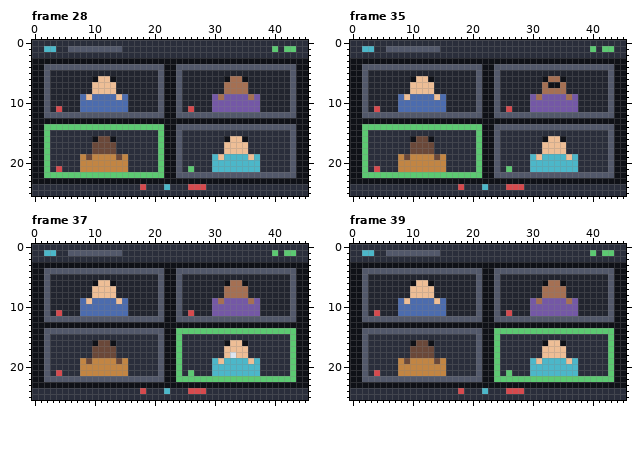
Two versions of one pixel-art file, art/screen-zoom-call.aseprite. Above: the version before the commit.
46x26 pixels, 48 frames. Colours within 5 levels of each other are drawn and written as one. Shown: frame 28, frame 35, frame 37, frame 39. The commit also changed other frames, which this record leaves out.
New version:
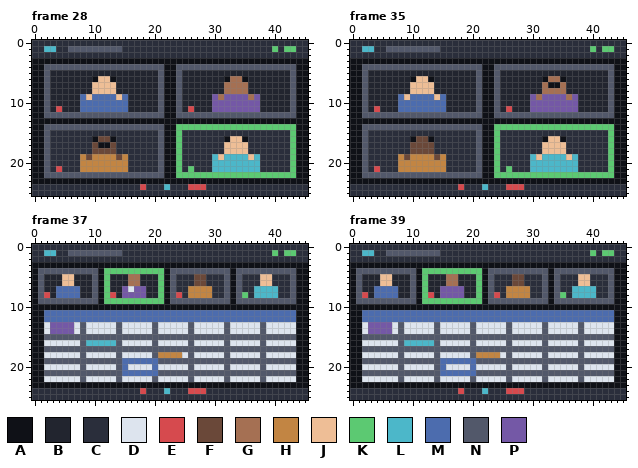
Palette (. is transparent): A #0f1117  B #22252f  C #2a2e3b  D #dde4ee  E #d64a4e  F #6a4839  G #a57053  H #c28543  J #eebe96  K #5cc972  L #4cb7c9  M #4c6cae  N #52586a  P #7458a6
Commit: expand zoom call screen sharing
Diff:
Changed rows in their new state; - is an unchanged pixel.
Frame 28:
first column x 2:
14 NNNNNNNNNNNNNNNNNNNN--KKKKKKKKKKKKKKKKKKKK
15 N------------------N--K------------------K
16 N------------------N--K------------------K
17 N--------AA--------N--K------------------K
18 N------------------N--K------------------K
19 N------------------N--K------------------K
20 N------------------N--K------------------K
21 N------------------N--K------------------K
22 NNNNNNNNNNNNNNNNNNNN--KKKKKKKKKKKKKKKKKKKK
Frame 35:
first column x 2:
14 NNNNNNNNNNNNNNNNNNNN--KKKKKKKKKKKKKKKKKKKK
15 N------------------N--K------------------K
16 N------------------N--K------------------K
17 N------------------N--K------------------K
18 N------------------N--K------------------K
19 N------------------N--K------------------K
20 N------------------N--K------------------K
21 N------------------N--K------------------K
22 NNNNNNNNNNNNNNNNNNNN--KKKKKKKKKKKKKKKKKKKK
Frame 37:
first column x 1:
 4 N---------AKKKKKKKKKK-N---------A----------
 5 NB--JJ---NAK---GG---K-NCCCFFCCCNANCCCJJCCC-
 6 NB--JJ---NAKB--GG---K-NCCCFFCCCNANCCCJJCCC-
 7 NB-MMMM--NAKB-PDPP--K-NCCHHHHCCNANCCLLLLCC-
 8 NE-MMMM--NAKE-PPPP--K-NECHHHHCCNANKCLLLLCC-
 9 N-NNNNNNNNAKKKKKKKKKK-N-NNNNNNNNANNNNNNNNN-
10 -AAAAAAAAAAAAAAAAAAAA--AAAAAAAAAAAAAAAAAAAA
11 -MMMMMM--------MMMMMMMMMMMMMMMMMMMMMMMMMMMM
12 -MMMMMMMMMMMMMMMMMMMMMMMMMMMMMMMMMMMMMMMMMM
13 -DPPPPDNDDDDDNDDDDDNDDDDDNDDDDDNDDDDDNDDDDD
14 -DPPPPD-DDDDD-DDDDD-DDDDDNDDDDDNDDDDDNDDDDD
15 --NNNNNNNNNNNNNNNNNN-NNNNNNNNNNNNNNNNNNNNNN
16 -DDDDDDNLLLLLNDDDDDNDDDDDNDDDDDNDDDDDNDDDDD
17 --NNNNNNNNNNNNNNNNNN-NNNNNNNNNNNNNNNNNNNNNN
18 -DDDDDDNDDDDDNDDDDDNHHHHDNDDDDDN-DDDDNDDDDD
19 --NNNNNNNNNNNNMMMMMM-NNNNNNNNNNNNNNNNNNNNNN
20 -DDDDDDNDDDDDNMDDDDMDDDDDNDDDDDNDDDDDNDDDDD
21 --NNNNNNNNNNNNMMMMMM-NNNNNNNNNNNNNNNNNNNNNN
22 -DDDDDD-DDDDD-DDDDD-DDDDDNDDDDDNDDDDDNDDDDD
Frame 39:
first column x 1:
 4 N---------AKKKKKKKKKK-N---------A----------
 5 NB--JJ---NAK---GG---K-NCCCFFCCCNANCCCJJCCC-
 6 NB--JJ---NAKB--GG---K-NCCCFFCCCNANCCCJJCCC-
 7 NB-MMMM--NAKB-PPPP--K-NCCHHHHCCNANCCLLLLCC-
 8 NE-MMMM--NAKE-PPPP--K-NECHHHHCCNANKCLLLLCC-
 9 N-NNNNNNNNAKKKKKKKKKK-N-NNNNNNNNANNNNNNNNN-
10 -AAAAAAAAAAAAAAAAAAAA--AAAAAAAAAAAAAAAAAAAA
11 -MMMMMM--------MMMMMMMMMMMMMMMMMMMMMMMMMMMM
12 -MMMMMMMMMMMMMMMMMMMMMMMMMMMMMMMMMMMMMMMMMM
13 -DPPPPDNDDDDDNDDDDDNDDDDDNDDDDDNDDDDDNDDDDD
14 -DPPPPD-DDDDD-DDDDD-DDDDDNDDDDDNDDDDDNDDDDD
15 --NNNNNNNNNNNNNNNNNN-NNNNNNNNNNNNNNNNNNNNNN
16 -DDDDDDNLLLLLNDDDDDNDDDDDNDDDDDNDDDDDNDDDDD
17 --NNNNNNNNNNNNNNNNNN-NNNNNNNNNNNNNNNNNNNNNN
18 -DDDDDDNDDDDDNDDDDDNHHHHDNDDDDDNDDDDDNDDDDD
19 --NNNNNNNNNNNNMMMMMM-NNNNNNNNNNNNNNNNNNNNNN
20 -DDDDDDNDDDDDNMDDDDMDDDDDNDDDDDNDDDDDNDDDDD
21 --NNNNNNNNNNNNMMMMMM-NNNNNNNNNNNNNNNNNNNNNN
22 -DDDDDD-DDDDD-DDDDD-DDDDDNDDDDDNDDDDDNDDDDD
Changed places in both pictures, as pixel boxes (x1, y1, x2, y2):
changed: (44, 124, 296, 178)
changed: (362, 124, 614, 178)
changed: (38, 268, 296, 382)
changed: (356, 268, 614, 382)
